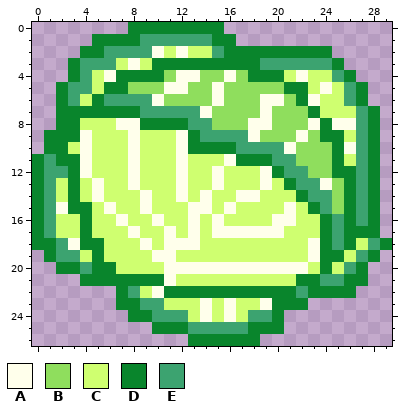
Pixel-art sprite -- public/sprites/FishFoodVer1.png. The first picture shows the starting point.
The file is 30x27 pixels.
Palette (. is transparent): A #ffffeb  B #8fde5d  C #cfff70  D #09852c  E #3ca370
Pixels before, first column x 0:
 0 ........DDDDDDDD..............
 1 .....DDDDEEEEEEDD.............
 2 ....DDEEEEACACCEDDDDDDDDD.....
 3 ...DEEECACDDDDDDDDDEEEEEED....
 4 ...DECADDDDBAABBABDDDCACCED...
 5 ..DEECDDBBBAABBABBBBBDDCACED..
 6 ..DECDEEEEABBBBABBBAABDACCED..
 7 ..DDDDDDDEEEEEABBBBABBBDCCCED.
 8 ..DDCCCAADDDDEEBBBAABBBADAAED.
 9 .DDDACCCACCCADEEEEABBBABDDCED.
10 .DDCACCCACCCADDDDEEEEABBBDAED.
11 DEDDACCCACCCACCCADDDEEBBBDCED.
12 DEEDACCCACCCACCACCCADEEBBDDED.
13 DECDCACCACCCACCACCCACDEEABDED.
14 DECDCACCCACCACACCAACCCDEEBDED.
15 DEADDCACCACCCAACACCCCACDEBDED.
16 DECCDCCACCACCACACCCCAACCDEDED.
17 DECCDCCCACCACACAAAAAACCCDEDDD.
18 DDEADDCCCACAAACCCCCCCCCADEDCED
19 .DEECDCCCCAACCCCCCCCCCCADDCED.
20 ..DDEDDCCCCAAAAAAAAAAAACDCED..
21 ....DDDDDDDACCCCCCCCCCDDEEDD..
22 .......DECADDDDDDDDDDDEDDDD...
23 .......DDEECCCACACCADDD.......
24 ........DDEEECACACEED.........
25 ..........DDDEEEEEDDD.........
26 .............DDDDDD...........
After:
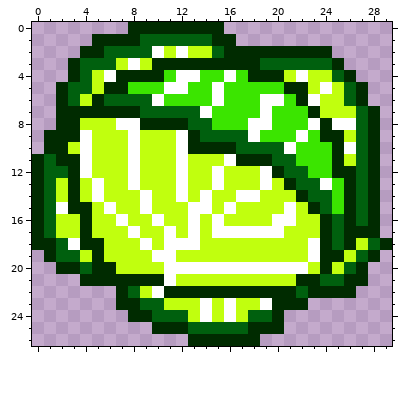
From old to new:
Colour A changes from #ffffeb to #ffffff.
Colour B changes from #8fde5d to #3be500.
Colour C changes from #cfff70 to #c1ff0e.
Colour D changes from #09852c to #002b00.
Colour E changes from #3ca370 to #00600e.
Changed places in both pictures, as pixel boxes (x1, y1, x2, y2):
changed: (32, 22, 392, 346)
